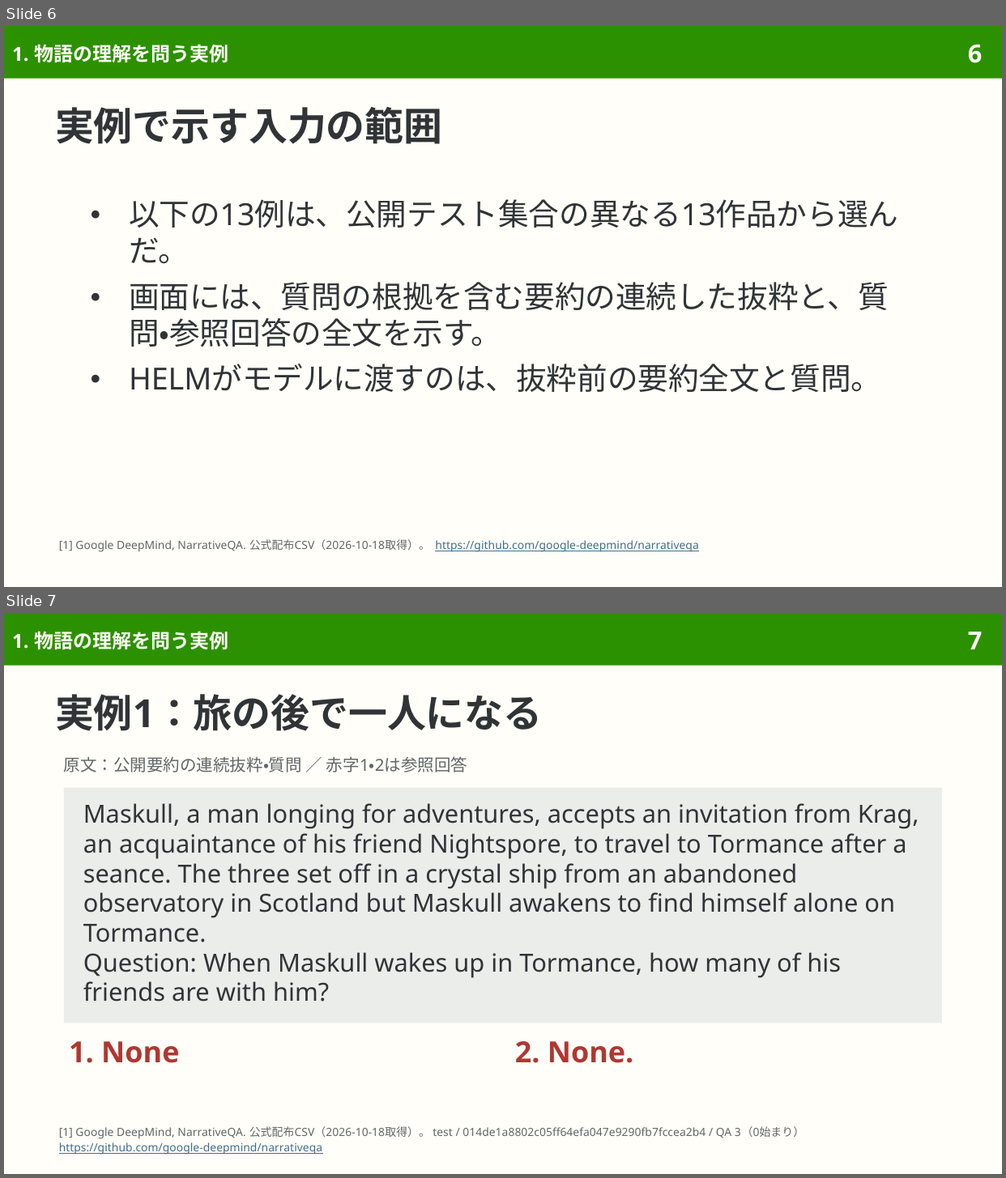
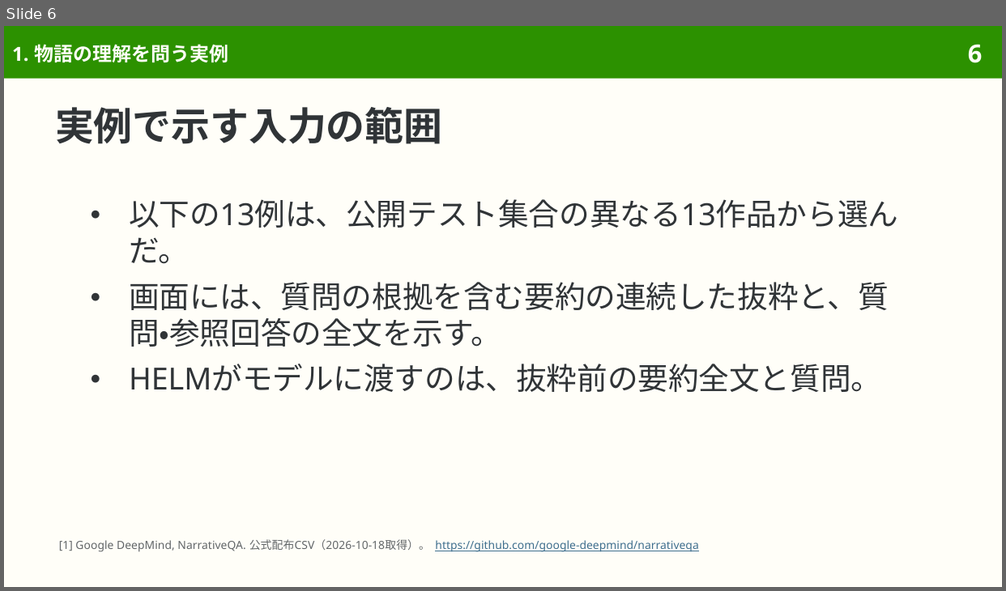
Before and after one commit to sasakiy84/datasets-in-10-minutes, a slide deck: slides/datasets-in-10-minutes-narrativeqa.pptx. Shown one above the other, each under a label of ours: slides 6 and 7 before the commit, slide 6 after it. The pictures are 1006x1178 and 1006x591 pixels, drawn with LibreOffice and Linux fonts; fonts in the diff are those of the drawing. Boxes give left, top, right and bottom in pixels: in the first picture for what was removed or moved away, otherwise in the second. Text is boxed around its words. In the diff, an @@ line names an element or a change of style, - is before the commit and + after.

Commit message:
Refine NarrativeQA bilingual examples after independent review

```diff
--- a/slides/datasets-in-10-minutes-narrativeqa.pptx
+++ b/slides/datasets-in-10-minutes-narrativeqa.pptx
@@ slide 7 removed at (4,613,1002,1174), background #FFFEF8; not listed: 2 template elements that a slide beside it also shows @@
@@ title removed at (12,631,228,649) @@
-1. 物語の理解を問う実例
@@ title removed at (55,694,543,731) @@
-実例1：旅の後で一人になる
@@ text removed at (64,756,467,773) @@
-原文：公開要約の連続抜粋・質問 ／ 赤字1・2は参照回答
@@ rectangle removed at (64,788,942,1023) @@
-Maskull, a man longing for adventures, accepts an invitation from Krag, an acquaintance of his friend Nightspore, to travel to Tormance after a seance. The three set off in a crystal ship from an abandoned observatory in Scotland but Maskull awakens to find himself alone on Tormance.
-Question: When Maskull wakes up in Tormance, how many of his friends are with him?
@@ text removed at (69,1041,179,1063) @@
-1. None
@@ text removed at (515,1041,634,1063) @@
-2. None.
@@ text removed at (59,1127,804,1155) @@
-[1] Google DeepMind, NarrativeQA. 公式配布CSV（2026-10-18取得）。 test / 014de1a8802c05ff64efa047e9290fb7fccea2b4 / QA 3（0始まり）
-https://github.com/google-deepmind/narrativeqa
```
Also in this commit, not shown: 19 slides changed, 2 other slides removed, 21 other files.
